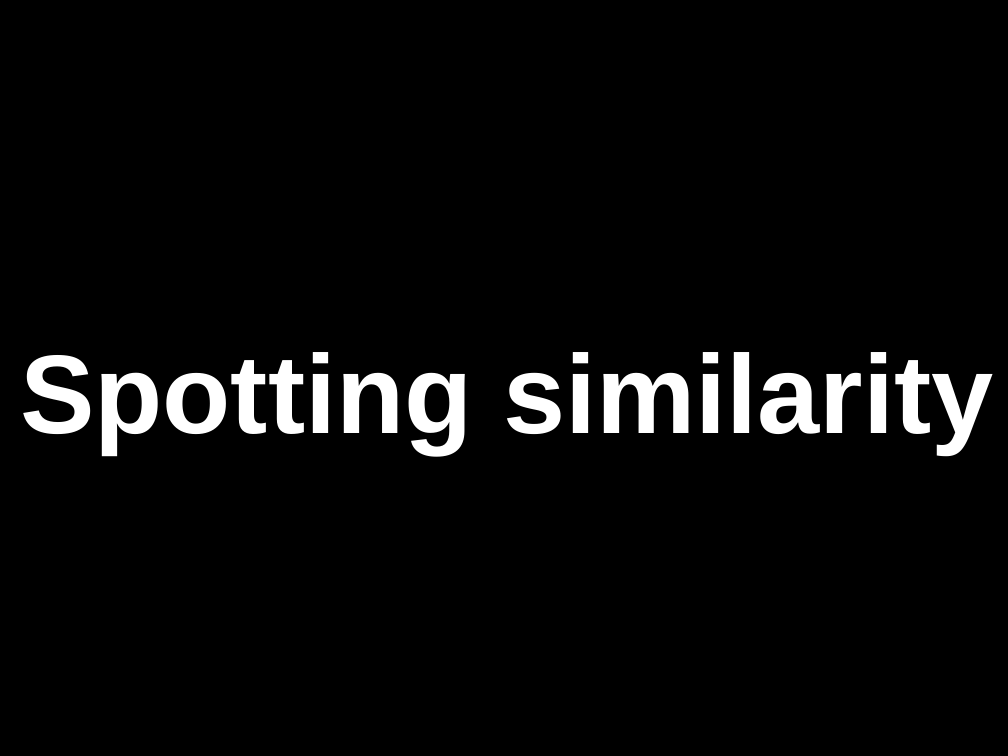
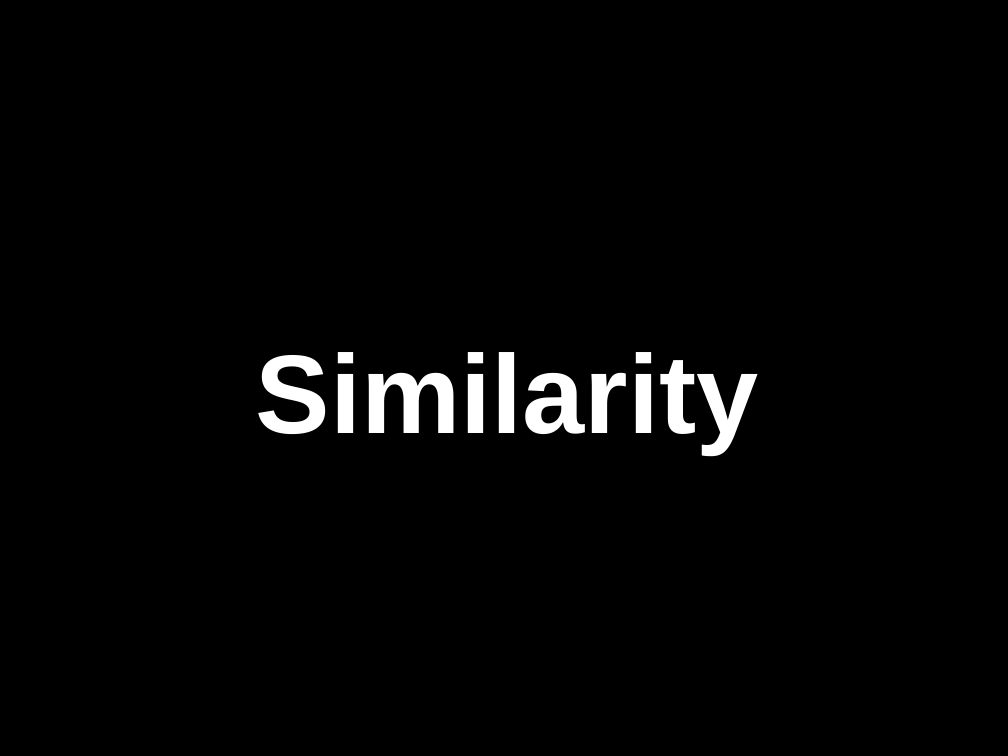
Before and after one commit to cjdd3b/nicar2013, a slide deck: slide 13 of machine-learning/many-faces-machine-learning.ppt. Drawn at 1008x756 pixels with LibreOffice and Linux fonts; fonts in the diff are those of the drawing. Boxes give left, top, right and bottom in pixels: in the first picture for what was removed or moved away, otherwise in the second. Text is boxed around its words. In the diff, an @@ line names an element or a change of style, - is before the commit and + after.

Commit message:
Updated presentations

```diff
--- a/machine-learning/many-faces-machine-learning.ppt
+++ b/machine-learning/many-faces-machine-learning.ppt
@@ text at [256,352,758,454]: text changed @@
-Spotting similarity
+Similarity
```
Also in this commit, not shown: 1 other slide changed, 1 slide added, 1 slide removed, 1 other file.
